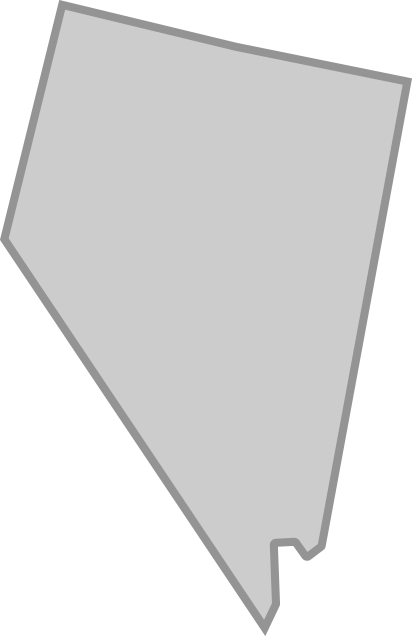
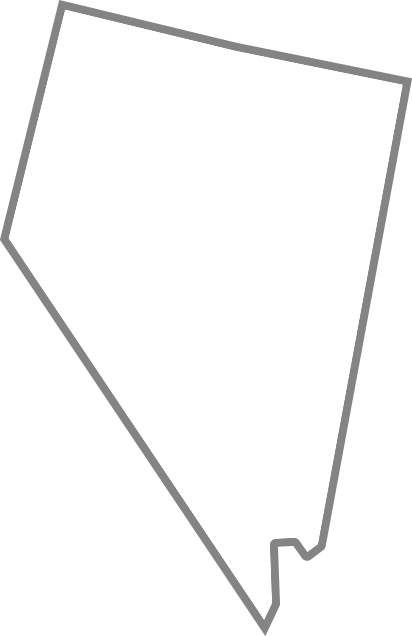
Revision of a layered 412×636 image; what changed, layer by layer:
pixels changed over [0, 0, 412, 636] (layer not identified)
